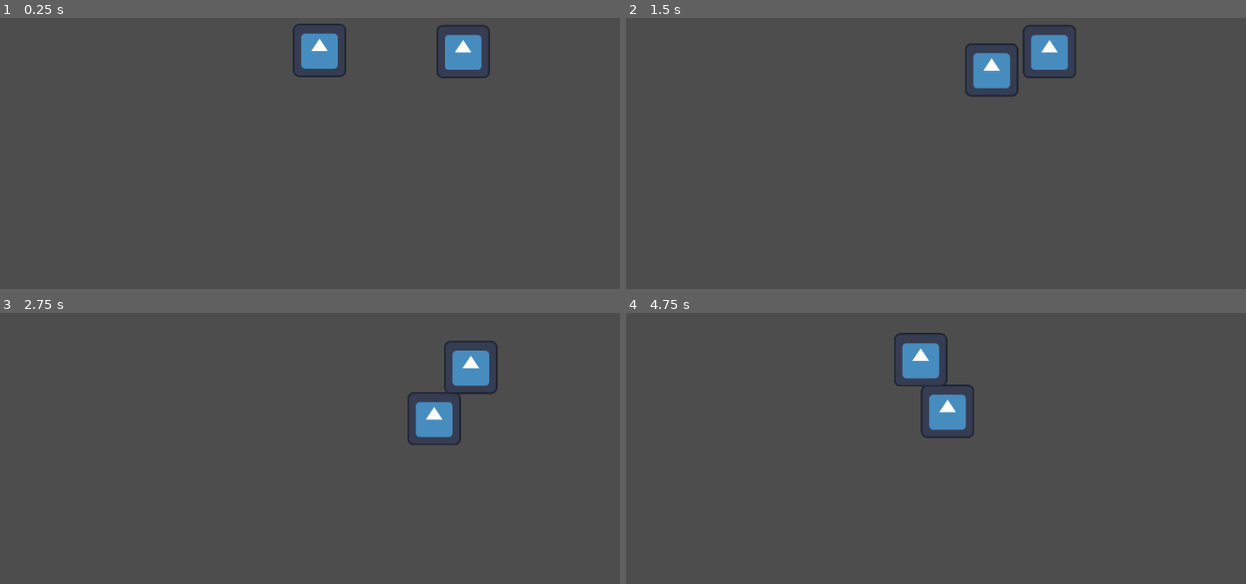
Above: before the commit, frames 1-4 (two rows, left to right).
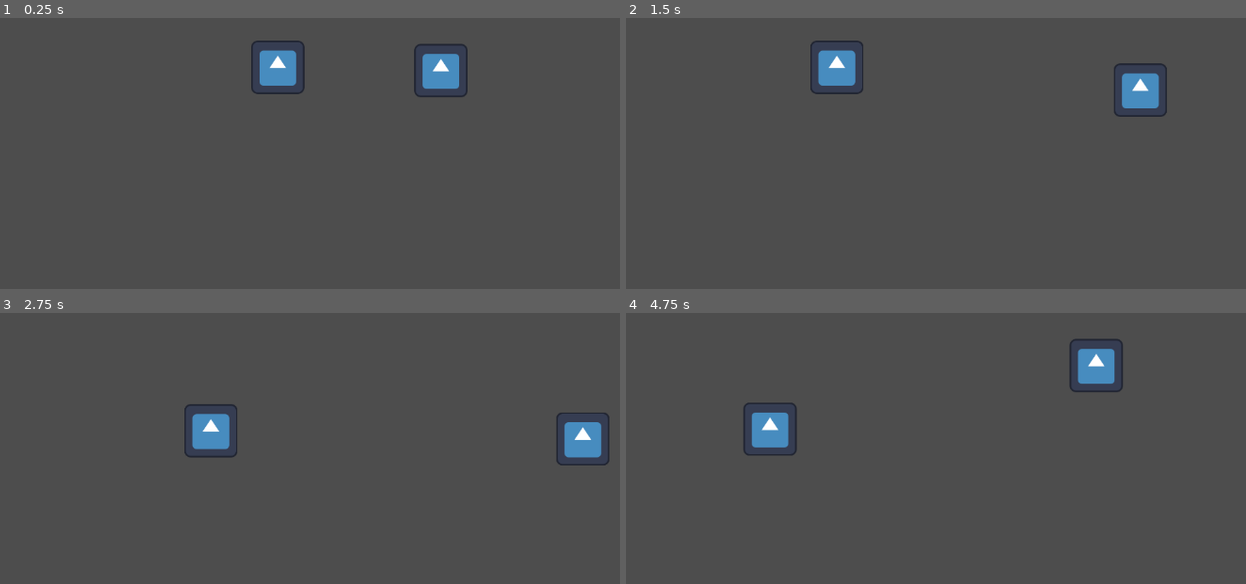
Above: after the commit, the same moments.

Repository: bentegetmoney/ddu-eksamensprojekt
Game: Godot game, scene res://scenes/main.tscn
Two runs of this game, one before a commit and one after it. Both use one fixed random seed, a clock stepped at 60 frames per second and the inputs below. The engine's default icon, where the game draws it, is replaced by a stand-in: a white triangle on a blue panel in a dark square.
Inputs:
- Up to frame 1 (0.25 s): no input
- Up to frame 2 (1.5 s): tap Enter at 0.5 s; hold Right (ui_right) 0.53-1.28 s; hold A (A) 0.53-1.28 s; hold Down (ui_down) from 1.28 s (still down); tap D (D) at 1.35 s
- Up to frame 3 (2.75 s): release Down (ui_down) at 2.03 s; hold Right (ui_right) from 2.03 s (still down); hold S (S) from 2.03 s (still down)
- Up to frame 4 (4.75 s): release Right (ui_right) at 2.78 s; release S (S) at 2.78 s; hold Up (ui_up) 2.78-3.53 s; tap W (W) at 2.85 s; hold A (A) 3.53-4.28 s; hold Left (ui_left) from 3.53 s (still down); tap D (D) at 4.35 s

The runs differ from the first frame. In frame 1, 3.6% of the frame differs, in the area x 40-80%, y 2-30%; in frame 2, 4.1%, in the area x 29-88%, y 2-37%; in frame 3, 4.0%; in frame 4, 4.1%.

Commit message:
OK GUYS DER ER SNART STYR PÅ DET

Diff:
--- a/ddu-eksamensprojekt/scenes/main.tscn
+++ b/ddu-eksamensprojekt/scenes/main.tscn
@@ -6,6 +6,7 @@
 [node name="Node2D" type="Node2D"]
 
 [node name="player1" parent="." instance=ExtResource("1_gy3no")]
+position = Vector2(706, 313)
 
 [node name="player2" parent="." instance=ExtResource("2_urg25")]
-position = Vector2(740, 284)
+position = Vector2(456, 308)
